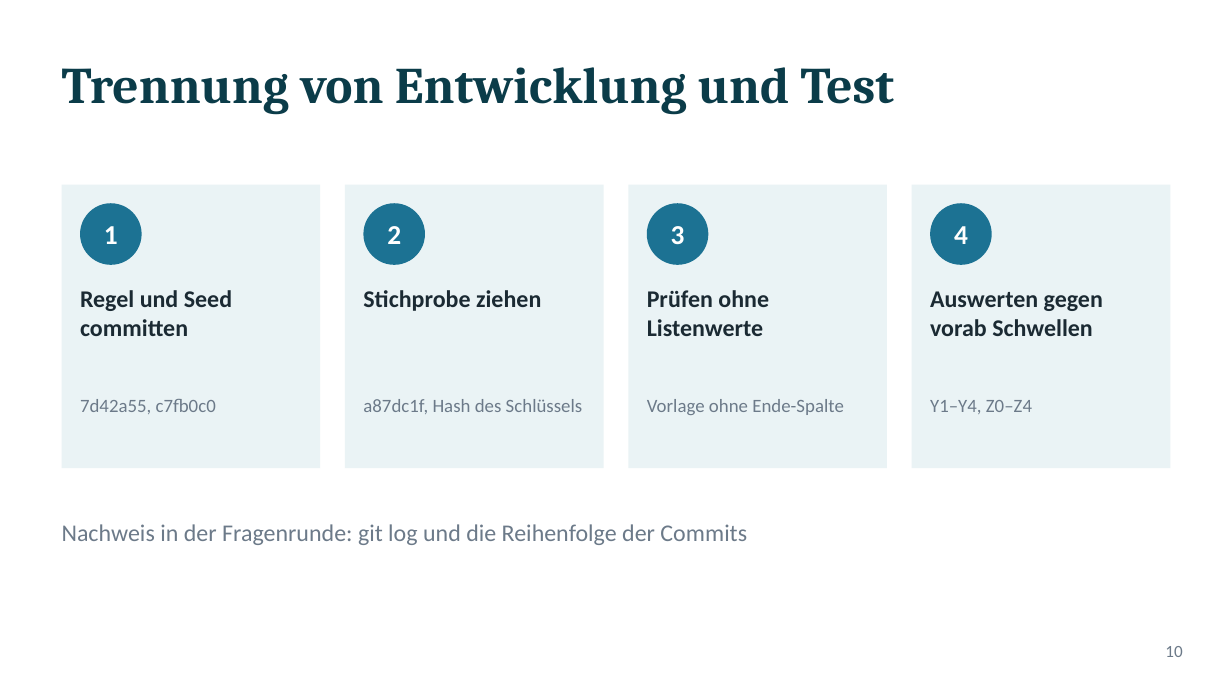
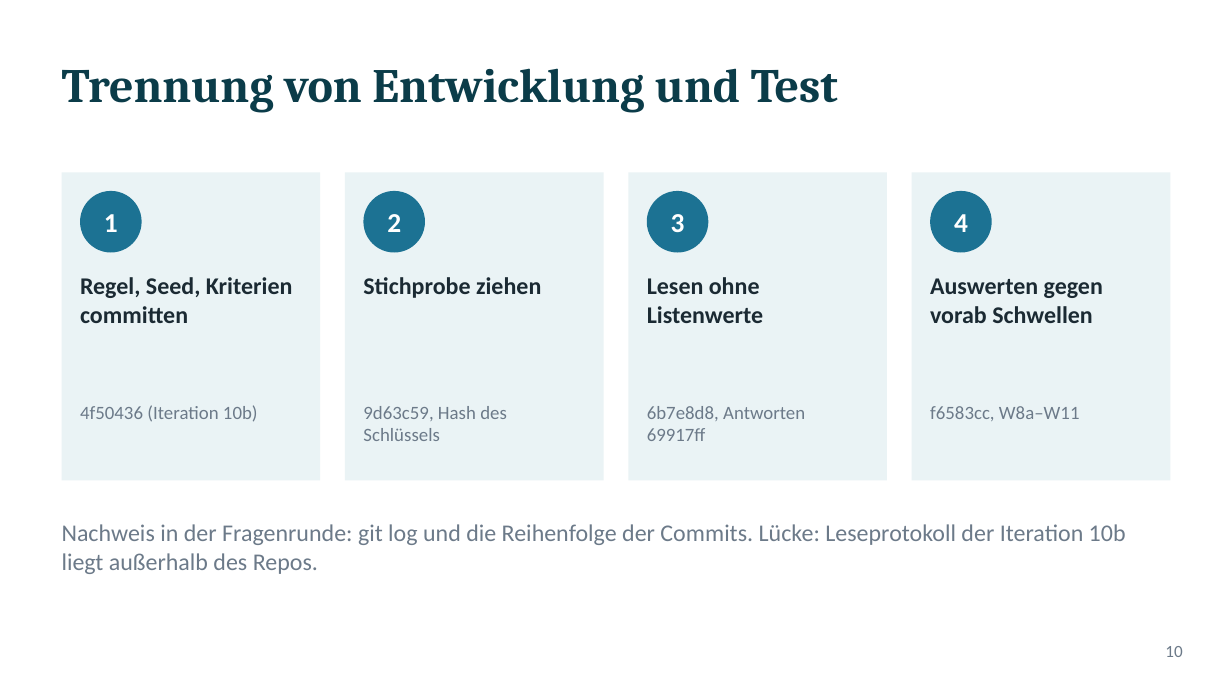
Before and after one commit to ludwigrichthammer9-web/vergabe_radar, a slide deck: slide 10 of docs/vortrag/vortrag_vergabe_radar.pptx. Drawn at 1232x693 pixels with LibreOffice and Linux fonts; fonts in the diff are those of the drawing. Boxes give left, top, right and bottom in pixels: in the first picture for what was removed or moved away, otherwise in the second. Text is boxed around its words. In the diff, an @@ line names an element or a change of style, - is before the commit and + after.

```diff
--- a/docs/vortrag/vortrag_vergabe_radar.pptx
+++ b/docs/vortrag/vortrag_vergabe_radar.pptx
@@ title "Trennung von Entwicklung und Test" at bbox=[62, 68, 838, 112]: size 30 to 28 pt @@
@@ rectangle: place and size @@
-rectangle at bbox=[62, 185, 320, 468]
+rectangle at bbox=[62, 172, 320, 480]
@@ rectangle: place and size @@
-rectangle at bbox=[345, 185, 604, 468]
+rectangle at bbox=[345, 172, 604, 480]
@@ rectangle: place and size @@
-rectangle at bbox=[628, 185, 887, 468]
+rectangle at bbox=[628, 172, 887, 480]
@@ rectangle: place and size @@
-rectangle at bbox=[912, 185, 1170, 468]
+rectangle at bbox=[912, 172, 1170, 480]
@@ 4 texts, 4 ellipses: place and size @@
-4 texts, 4 ellipses at bbox=[80, 203, 992, 265]
+4 texts, 4 ellipses at bbox=[80, 191, 992, 253]
@@ text at bbox=[80, 277, 293, 323]: text changed @@
-Regel und Seed committen
+Regel, Seed, Kriterien committen
@@ text "Stichprobe ziehen": place and size @@
-text "Stichprobe ziehen" at bbox=[363, 290, 541, 311]
+text "Stichprobe ziehen" at bbox=[363, 277, 541, 298]
@@ text at bbox=[647, 277, 763, 323]: text changed @@
-Prüfen ohne Listenwerte
+Lesen ohne Listenwerte
@@ text "Auswerten gegen vorab Schwellen": place and size @@
-text "Auswerten gegen vorab Schwellen" at bbox=[930, 291, 1103, 336]
+text "Auswerten gegen vorab Schwellen" at bbox=[930, 278, 1103, 323]
@@ text at bbox=[80, 405, 258, 422]: text changed @@
-7d42a55, c7fb0c0
+4f50436 (Iteration 10b)
@@ text at bbox=[363, 406, 507, 441]: text changed @@
-a87dc1f, Hash des Schlüssels
+9d63c59, Hash des Schlüssels
@@ text at bbox=[647, 406, 805, 441]: text changed @@
-Vorlage ohne Ende-Spalte
+6b7e8d8, Antworten 69917ff
@@ text at bbox=[930, 406, 1080, 421]: text changed @@
-Y1–Y4, Z0–Z4
+f6583cc, W8a–W11
@@ text at bbox=[62, 524, 1126, 574]: text changed @@
-Nachweis in der Fragenrunde: git log und die Reihenfolge der Commits
+Nachweis in der Fragenrunde: git log und die Reihenfolge der Commits. Lücke: Leseprotokoll der Iteration 10b liegt außerhalb des Repos.
```
Also in this commit, not shown: 8 other slides changed, 3 slides added, 3 slides removed, 1 other file.
